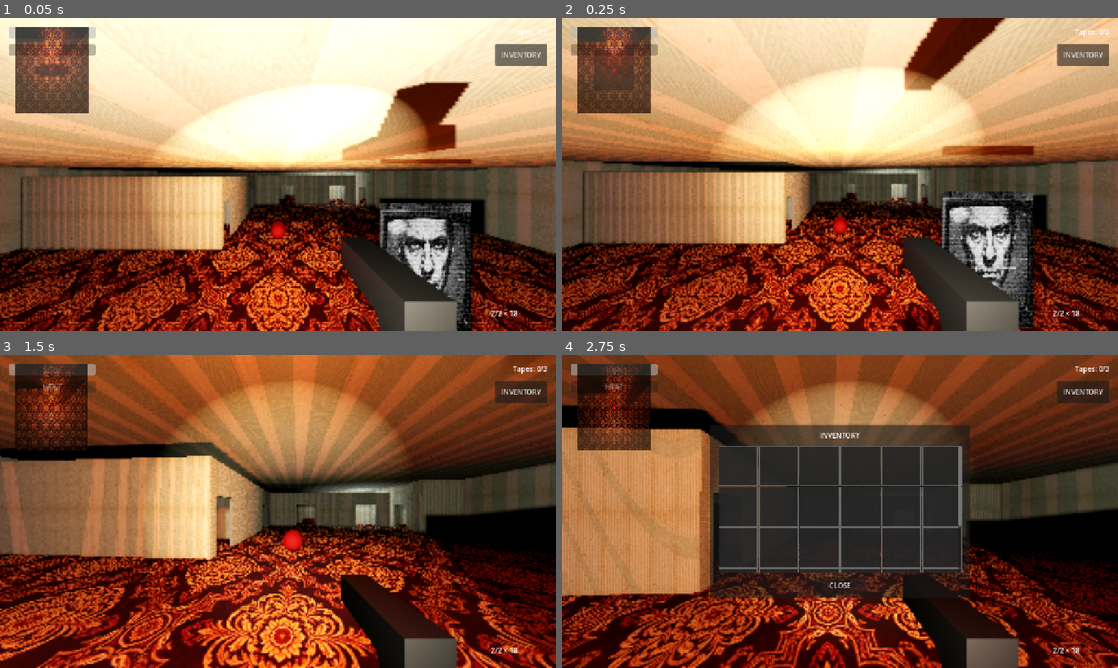
Above: before the commit, frames 1-4 (two rows, left to right).
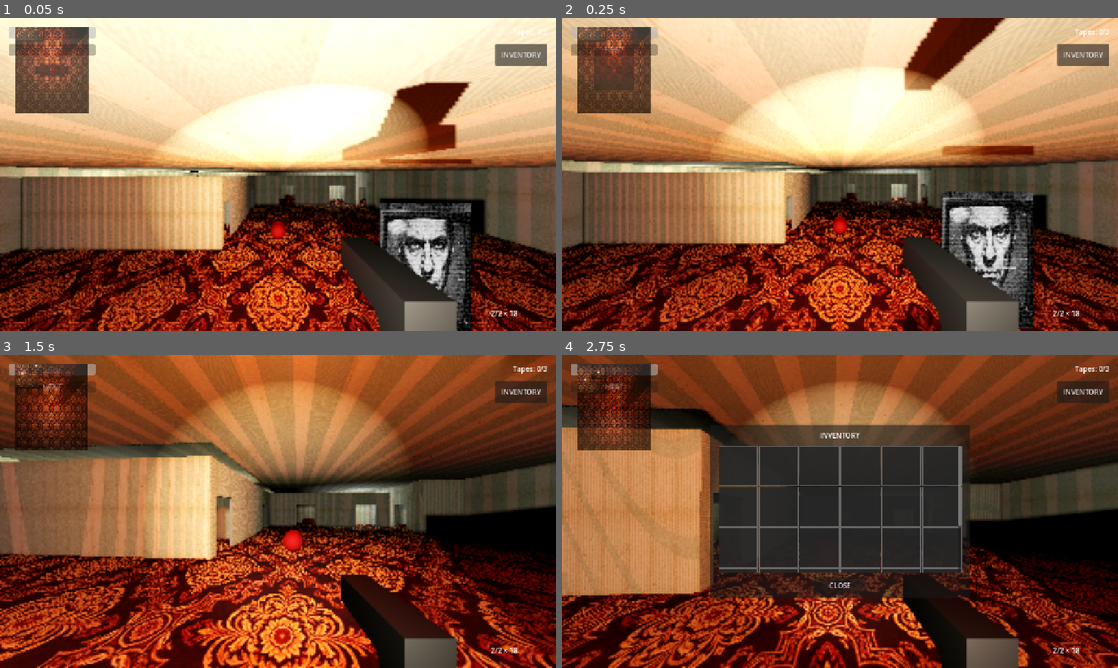
Above: after the commit, the same moments.

Repository: sergesvalov/alex_fight
Game: Godot game, scene res://scenes/levels/hotel_siberia/hotel_level_4.tscn
Two runs of this game, one before a commit and one after it. Both use one fixed random seed, a clock stepped at 60 frames per second and the inputs below. Sound files missing from this copy of the repository are replaced by a short silence.
Inputs (mouse positions are in pixels of both pictures, inside the frame that each line leads up to):
- Up to frame 1 (0.05 s): no input
- Up to frame 2 (0.25 s): no input
- Up to frame 3 (1.5 s): tap Enter at 0.5 s; move the mouse to (305, 511) at 0.52 s; hold Up (ui_up) from 0.53 s (still down); click (305, 511) at 0.6 s; move the mouse to (250, 511) at 1.27 s; tap E at 1.35 s
- Up to frame 4 (2.75 s): keep holding Up (ui_up); move the mouse to (851, 505) at 2.02 s; tap I at 2.1 s

The runs differ from the first frame. In frame 1, 1.6% of the frame differs, in the area x 0-48%, y 2-71%; in frame 2, 1.8%; in frame 3, 2.0%, in the area x 0-50%, y 2-63%; in frame 4, 0.9%.

Commit message:
feat: add double room block scene with geometry and lighting for Hotel Siberia

Diff:
--- a/scenes/levels/hotel_siberia/blocks/double_room.tscn
+++ b/scenes/levels/hotel_siberia/blocks/double_room.tscn
@@ -7,6 +7,16 @@
 albedo_texture = ExtResource("1_wallpaper")
 uv1_scale = Vector3(20, 2, 2)
 roughness = 0.9
+
+
+[sub_resource type="StandardMaterial3D" id="StandardMaterial3D_light"]
+emission_enabled = true
+emission = Color(1, 1, 0.8, 1)
+emission_energy_multiplier = 5.0
+
+[sub_resource type="BoxMesh" id="BoxMesh_light"]
+material = SubResource("StandardMaterial3D_light")
+size = Vector3(0.6, 0.05, 0.6)
 
 [node name="DoubleRoomBlock" type="Node3D"]
 script = ExtResource("3_script")
@@ -49,3 +59,25 @@
 transform = Transform3D(1, 0, 0, 0, 1, 0, 0, 0, 1, 2.35, 1.1, 4.9)
 operation = 2
 size = Vector3(1.0, 2.2, 2.0)
+
+[node name="MainRoomLightMesh" type="MeshInstance3D" parent="."]
+transform = Transform3D(1, 0, 0, 0, 1, 0, 0, 0, 1, -2.45, 3.45, 5.0)
+mesh = SubResource("BoxMesh_light")
+
+[node name="MainRoomLight" type="OmniLight3D" parent="."]
+transform = Transform3D(1, 0, 0, 0, 1, 0, 0, 0, 1, -2.45, 3.2, 5.0)
+light_color = Color(1, 0.980392, 0.882353, 1)
+light_energy = 2.0
+shadow_enabled = true
+omni_range = 10.0
+
+[node name="WCLightMesh" type="MeshInstance3D" parent="."]
+transform = Transform3D(1, 0, 0, 0, 1, 0, 0, 0, 1, 2.4, 3.45, 2.45)
+mesh = SubResource("BoxMesh_light")
+
+[node name="WCLight" type="OmniLight3D" parent="."]
+transform = Transform3D(1, 0, 0, 0, 1, 0, 0, 0, 1, 2.4, 3.2, 2.45)
+light_color = Color(1, 0.980392, 0.882353, 1)
+light_energy = 1.0
+shadow_enabled = true
+omni_range = 5.0
Not shown: 1 places in scenes/levels/hotel_siberia/blocks/double_room.tscn that only renumber resources
